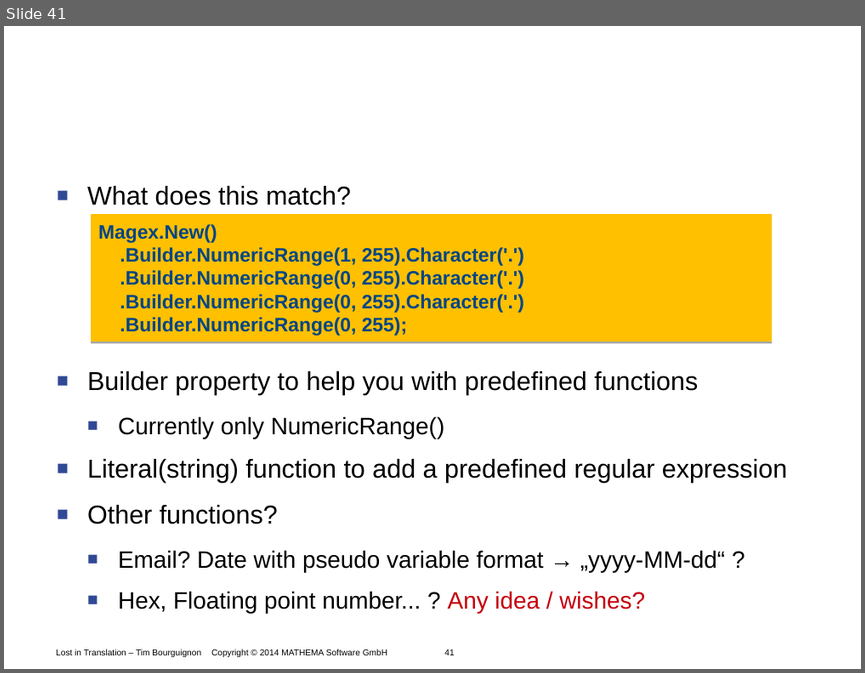
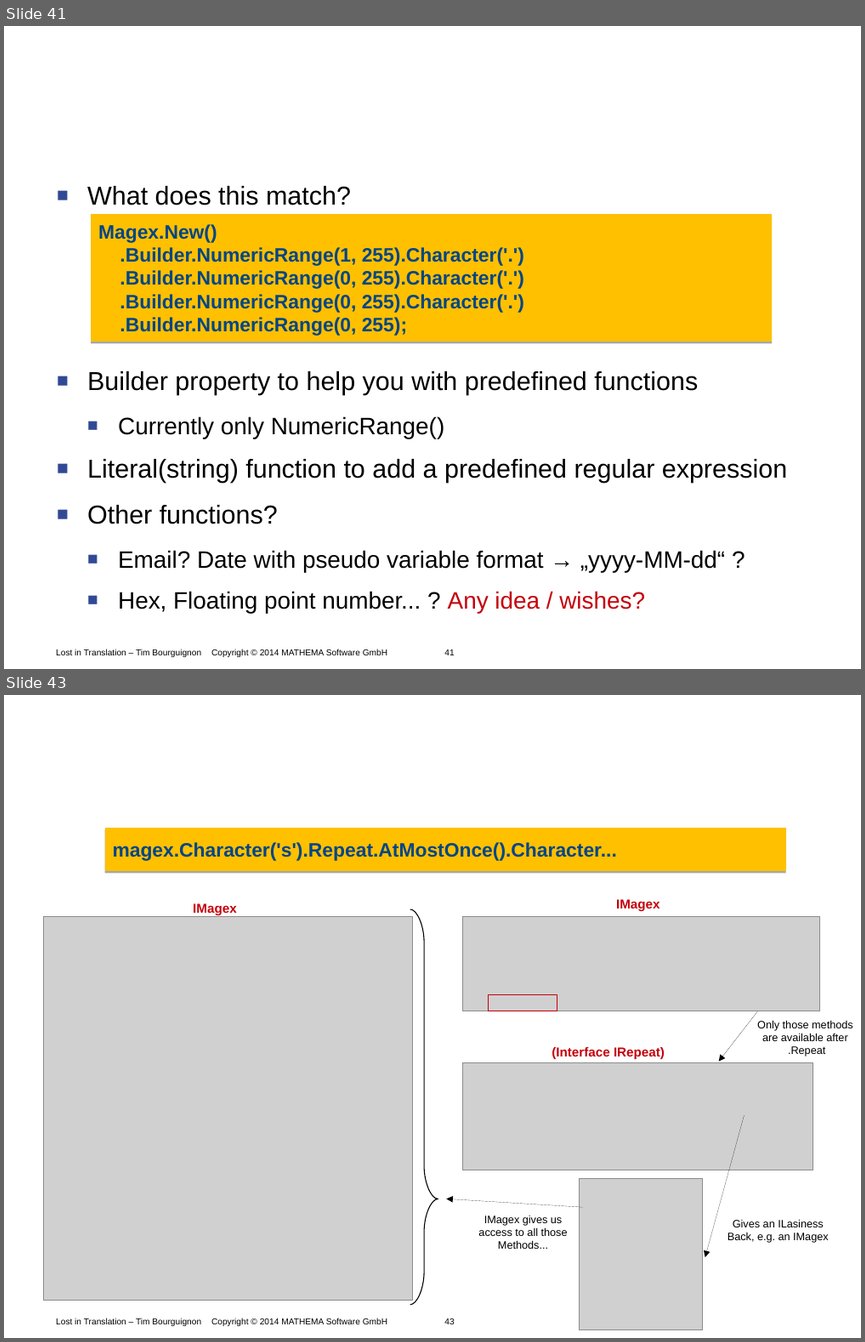
Before and after one commit to Timothep/Talk.LostInTranslation, a slide deck: LostInTranslation.odp. Shown one above the other, each under a label of ours: slide 41 before the commit, slides 41 and 43 after it; the slides between them are not shown. The pictures are 865x673 and 865x1342 pixels, drawn with LibreOffice and Linux fonts; fonts in the diff are those of the drawing; grey boxes stand for pictures; background and template pictures are left out. Boxes give left, top, right and bottom in pixels: in the first picture for what was removed or moved away, otherwise in the second. Text is boxed around its words. In the diff, an @@ line names an element or a change of style, - is before the commit and + after.

Commit message:
Architecture examples

```diff
--- a/LostInTranslation.odp
+++ b/LostInTranslation.odp
@@ slide 43 added at <box>4,695,861,1338</box>, background #FFFFFF; not listed: 1 template element that a slide beside it also shows @@
@@ title added at <box>240,730,795,777</box>, 24 pt, text #FFFFFF, bold @@
+Architecture: Interfaces Game
@@ freeform shape added at <box>105,828,786,872</box>, fill #FFC000, 18 pt, text #004586, bold @@
+magex.Character('s').Repeat.AtMostOnce().Character...
@@ picture added at <box>44,917,413,1301</box> @@
@@ text added at <box>193,903,237,915</box>, 12 pt, text #C5000B, bold @@
+IMagex
@@ freeform shape added at <box>410,909,438,1304</box>, outline #000000 0.85 pt @@
@@ picture added at <box>463,917,820,1011</box> @@
@@ text added at <box>616,899,660,912</box>, 12 pt, text #C5000B, bold @@
+IMagex
@@ rectangle added at <box>488,994,556,1010</box>, outline #C5000B 0.85 pt @@
@@ arrow added from (758, 1011) to (719, 1061), #000000 0 pt @@
@@ text added at <box>757,1020,853,1056</box>, 10 pt, text #000000 @@
+Only those methods
+are available after
+.Repeat
@@ text added at <box>551,1047,664,1059</box>, 12 pt, text #C5000B, bold @@
+(Interface IRepeat)
@@ picture added at <box>463,1063,813,1169</box> @@
@@ arrow added from (744, 1115) to (705, 1257), #000000 0 pt @@
@@ picture added at <box>579,1178,702,1329</box> @@
@@ arrow added from (583, 1208) to (446, 1199), #000000 0 pt @@
@@ text added at <box>478,1215,568,1248</box>, 10 pt, text #000000 @@
+IMagex gives us
+access to all those
+Methods...
@@ text added at <box>727,1219,828,1242</box>, 10 pt, text #000000 @@
+Gives an ILasiness
+Back, e.g. an IMagex
```
Also in this commit, not shown: 1 other slide added, 1 slide removed.
